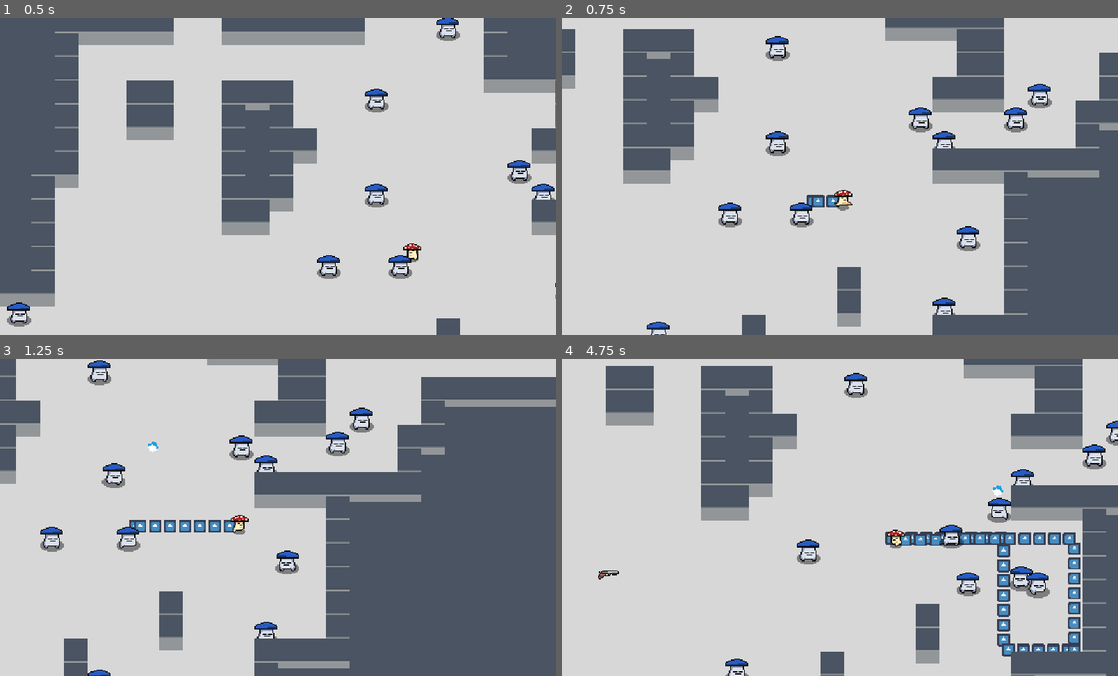
Above: before the commit, frames 1-4 (two rows, left to right).
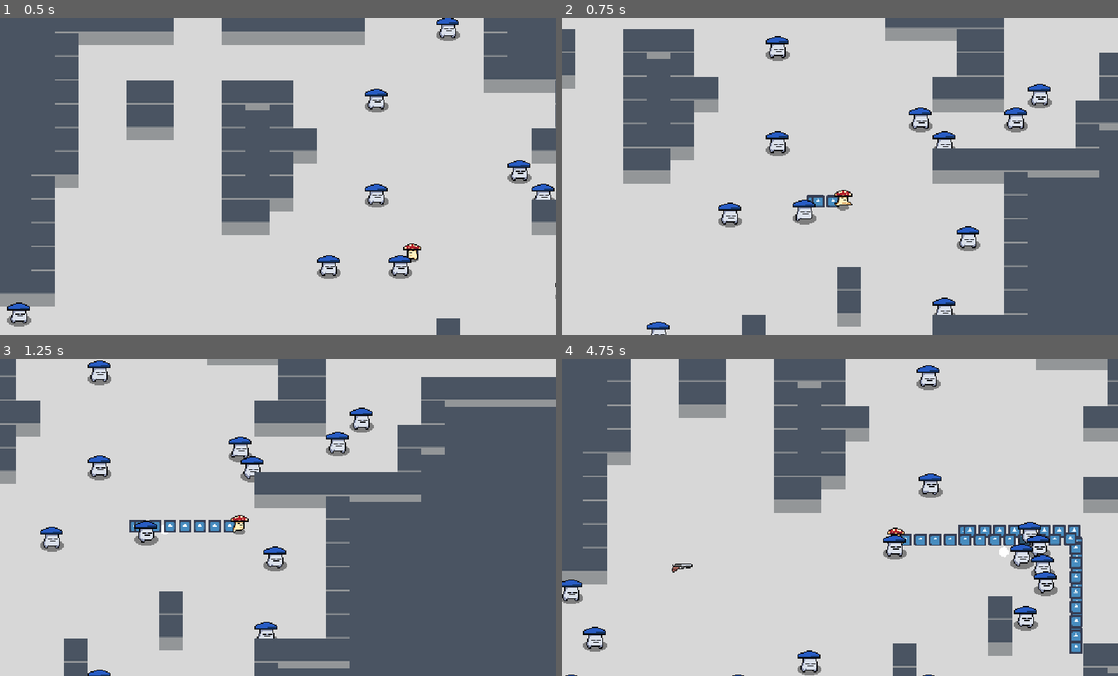
Above: after the commit, the same moments.

Repository: Hairic95/nuclear-throne-godot-clone
Game: Godot game, scene res://src/scenes/TestScene.tscn
Two runs of this game, one before a commit and one after it. Both use one fixed random seed, a clock stepped at 60 frames per second and the inputs below. The engine's default icon, where the game draws it, is replaced by a stand-in: a white triangle on a blue panel in a dark square.
Inputs (mouse positions are in pixels of both pictures, inside the frame that each line leads up to):
- Up to frame 1 (0.5 s): no input
- Up to frame 2 (0.75 s): move the mouse to (962, 160) at 0.52 s; press the mouse at (962, 160) at 0.53 s; hold D from 0.53 s (still down)
- Up to frame 3 (1.25 s): keep holding D
- Up to frame 4 (4.75 s): move the mouse to (728, 533) at 1.27 s; release D at 1.28 s; release the mouse at (728, 533) at 1.28 s; hold S 1.28-2.03 s; right-click (728, 533) at 1.35 s; click (728, 533) at 1.55 s; move the mouse to (895, 447) at 2.02 s; press the mouse at (895, 447) at 2.03 s; hold D 2.03-2.78 s; move the mouse to (812, 580) at 2.77 s; release the mouse at (812, 580) at 2.78 s; hold W 2.78-3.53 s; tap E (interact) at 2.85 s; click (812, 580) at 3.05 s; move the mouse to (1006, 565) at 3.52 s; press the mouse at (1006, 565) at 3.53 s; hold A from 3.53 s (still down); tap Mouse wheel up (next_weapon) at 3.6 s; move the mouse to (673, 469) at 4.27 s; release the mouse at (673, 469) at 4.28 s; click (673, 469) at 4.35 s

Frame 1 is identical in both runs. In frame 2, 0.3% of the frame differs, in the area x 41-46%, y 57-67%; in frame 3, 1.6%; in frame 4, 39%, in the area x 0-100%, y 0-100%.

Commit message:
fixed vision orientation

Diff:
--- a/src/entities/enemies/Enemy.gd
+++ b/src/entities/enemies/Enemy.gd
@@ -18,7 +18,9 @@
 
 func _process(delta):
 	if is_alive:
+		# ai to separate from enemy script
 		if player_in_range != null:
+			$Vision.rotation = PI
 			$Vision.cast_to = global_position - player_in_range.global_position
 			$Vision.force_raycast_update()
 			if !$Vision.is_colliding():
@@ -38,7 +40,7 @@
 				var following_player = false
 
 				for scent in player_in_range.scent_trail:
-					$Vision.cast_to = (scent.global_position - global_position)
+					$Vision.cast_to = (global_position - scent.global_position)
 					$Vision.force_raycast_update()
 					if !$Vision.is_colliding():
 						direction = (scent.global_position - global_position).normalized()
@@ -59,11 +61,12 @@
 					player_in_range = collider
 					$ShootChanceInterval.start()
 
+		# pushbox logic
 		var push_force = Vector2.ZERO
 		for pushbox in inner_pushbox:
 			push_force += (global_position - pushbox.global_position).normalized() * 20
 
-		move_and_collide((direction * speed + push_force) * delta)
+		move_and_slide(direction * speed + push_force)
 
 		if direction != Vector2.ZERO:
 			 $AnimTree.set("parameters/tr_movement/current", 1)
@@ -95,7 +98,10 @@
 		shoot()
 
 func shoot():
-	EventBus.emit_signal("create_bullet", bullet_reference.instance(), global_position, $Vision.rotation)
+	EventBus.emit_signal("create_bullet",
+			bullet_reference.instance(),
+			global_position,
+			$Vision.cast_to.normalized().angle() + PI)
 
 
 func _on_PushBox_area_entered(area):
--- a/src/entities/player/Player.gd
+++ b/src/entities/player/Player.gd
@@ -15,7 +15,7 @@
 
 var max_weapon_slot = 2
 
-var health = 400
+var health = 4
 
 var scent_trail = []
 
--- a/src/entities/player/Player.tscn
+++ b/src/entities/player/Player.tscn
@@ -193,6 +193,8 @@
 [node name="PushBox" type="Area2D" parent="." groups=[
 "pushbox",
 ]]
+collision_layer = 9
+collision_mask = 9
 
 [node name="CollisionShape2D2" type="CollisionShape2D" parent="PushBox"]
 shape = SubResource( 6 )
